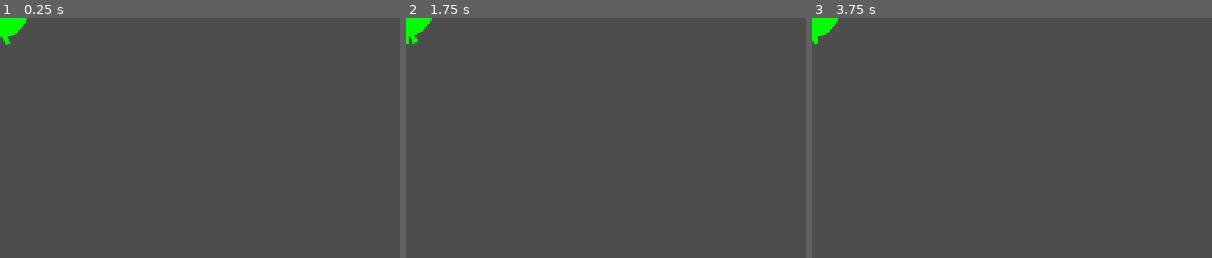
Above: before the commit, frames 1-3 (left to right).
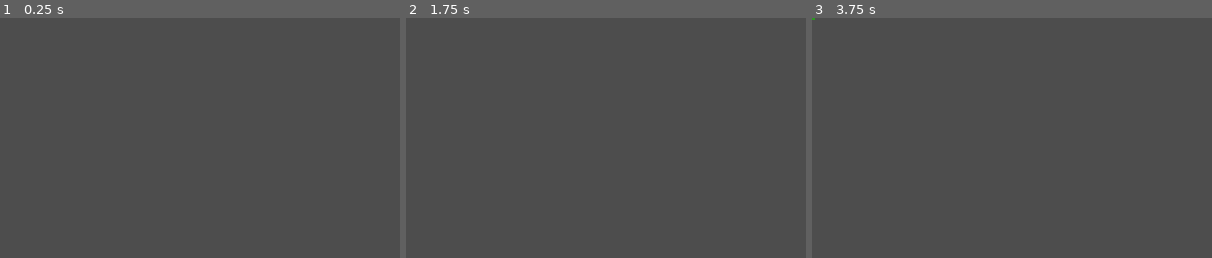
Above: after the commit, the same moments.

Repository: juxxon23/alien_arena_re
Game: Godot game, scene res://scenes/qtpi.tscn
Same seed, same stepped clock (60 frames per second), same inputs: the game is played once before the commit and once after it. This scene is started directly instead of the project's main scene.
Inputs:
- Up to frame 1 (0.25 s): no input
- Up to frame 2 (1.75 s): tap Enter (ui_accept) at 0.5, 0.77, 1.25, 1.52 s; hold Right (ui_right) 0.53-1.28 s; tap Shift (add_time) at 0.6 s; hold Down (ui_down) from 1.28 s (still down); tap X (flush) at 1.35 s
- Up to frame 3 (3.75 s): tap Enter (ui_accept) at 2, 2.75, 3.02, 3.5 s; release Down (ui_down) at 2.03 s; hold Right (ui_right) 2.03-2.78 s; tap Z (place) at 2.1 s; hold Up (ui_up) 2.78-3.53 s; tap Shift (add_time) at 2.85 s; hold Left (ui_left) from 3.53 s (still down); tap X (flush) at 3.6 s
The pictures show only the part of the screen within x 0-50%, y 0-50%; the shares and areas given below are measured in that part.

The runs differ from the first frame. In frame 1, 0.5% of the frame differs, in the area x 0-7%, y 0-12%; in frame 2, 0.5%; in frame 3, 0.4%.

Commit message:
QTPI sprites

Diff:
--- a/scenes/qtpi.tscn
+++ b/scenes/qtpi.tscn
@@ -1,62 +1,87 @@
-[gd_scene load_steps=9 format=3 uid="uid://dwv0ovmdhukj2"]
+[gd_scene load_steps=17 format=3 uid="uid://dwv0ovmdhukj2"]
 
 [ext_resource type="Script" uid="uid://iucwtsbg62rv" path="res://src/qtpi.gd" id="1_58g3w"]
-[ext_resource type="Texture2D" uid="uid://dkbmqph44frd3" path="res://assets/qtpi.png" id="2_3jjrp"]
+[ext_resource type="Texture2D" uid="uid://cxyyf80g477qw" path="res://assets/qtpi_sprites/i0.png" id="2_jkw2w"]
+[ext_resource type="Texture2D" uid="uid://bhx0mwdvn0wdb" path="res://assets/qtpi_sprites/i1.png" id="3_yy17k"]
+[ext_resource type="Texture2D" uid="uid://kukdn8idd6ab" path="res://assets/qtpi_sprites/i2.png" id="4_g1r1s"]
+[ext_resource type="Texture2D" uid="uid://jante50r3q3w" path="res://assets/qtpi_sprites/w0.png" id="5_u1ftn"]
+[ext_resource type="Texture2D" uid="uid://b7pns4v4ha2nw" path="res://assets/qtpi_sprites/w1.png" id="6_lnps0"]
+[ext_resource type="Texture2D" uid="uid://dslvyf8872m62" path="res://assets/qtpi_sprites/w2.png" id="7_ikt6i"]
 
-[sub_resource type="AtlasTexture" id="AtlasTexture_yn8n4"]
-atlas = ExtResource("2_3jjrp")
-region = Rect2(0, 0, 40, 40)
+[sub_resource type="AtlasTexture" id="AtlasTexture_02bpg"]
+atlas = ExtResource("2_jkw2w")
+region = Rect2(0, 0, 16, 16)
 
-[sub_resource type="AtlasTexture" id="AtlasTexture_sw36v"]
-atlas = ExtResource("2_3jjrp")
-region = Rect2(40, 0, 40, 40)
+[sub_resource type="AtlasTexture" id="AtlasTexture_0c54k"]
+atlas = ExtResource("3_yy17k")
+region = Rect2(0, 0, 16, 16)
 
-[sub_resource type="AtlasTexture" id="AtlasTexture_yenbf"]
-atlas = ExtResource("2_3jjrp")
-region = Rect2(80, 0, 40, 40)
+[sub_resource type="AtlasTexture" id="AtlasTexture_3dnt2"]
+atlas = ExtResource("4_g1r1s")
+region = Rect2(0, 0, 16, 16)
 
-[sub_resource type="AtlasTexture" id="AtlasTexture_3bcpf"]
-atlas = ExtResource("2_3jjrp")
-region = Rect2(120, 0, 40, 40)
+[sub_resource type="AtlasTexture" id="AtlasTexture_easkl"]
+atlas = ExtResource("5_u1ftn")
+region = Rect2(0, 0, 16, 16)
+
+[sub_resource type="AtlasTexture" id="AtlasTexture_otmui"]
+atlas = ExtResource("6_lnps0")
+region = Rect2(0, 0, 16, 16)
+
+[sub_resource type="AtlasTexture" id="AtlasTexture_arffq"]
+atlas = ExtResource("5_u1ftn")
+region = Rect2(0, 0, 16, 16)
+
+[sub_resource type="AtlasTexture" id="AtlasTexture_db2qw"]
+atlas = ExtResource("7_ikt6i")
+region = Rect2(0, 0, 16, 16)
 
 [sub_resource type="SpriteFrames" id="SpriteFrames_aotoq"]
 animations = [{
 "frames": [{
 "duration": 1.0,
-"texture": SubResource("AtlasTexture_yn8n4")
+"texture": SubResource("AtlasTexture_02bpg")
+}, {
+"duration": 1.0,
+"texture": SubResource("AtlasTexture_0c54k")
+}, {
+"duration": 1.0,
+"texture": SubResource("AtlasTexture_3dnt2")
 }],
 "loop": true,
 "name": &"idle",
-"speed": 5.0
+"speed": 4.0
 }, {
 "frames": [{
 "duration": 1.0,
-"texture": SubResource("AtlasTexture_sw36v")
+"texture": SubResource("AtlasTexture_easkl")
 }, {
 "duration": 1.0,
-"texture": SubResource("AtlasTexture_yenbf")
+"texture": SubResource("AtlasTexture_otmui")
 }, {
 "duration": 1.0,
-"texture": SubResource("AtlasTexture_3bcpf")
+"texture": SubResource("AtlasTexture_arffq")
+}, {
+"duration": 1.0,
+"texture": SubResource("AtlasTexture_db2qw")
 }],
 "loop": true,
 "name": &"walking",
-"speed": 5.0
+"speed": 4.0
 }]
 
 [sub_resource type="CapsuleShape2D" id="CapsuleShape2D_3jjrp"]
-radius = 9.75
-height = 21.0
+radius = 3.0
+height = 6.0
 
 [node name="Qtpi" type="CharacterBody2D" groups=["objs"]]
 script = ExtResource("1_58g3w")
 
 [node name="AnimatedSprite2D" type="AnimatedSprite2D" parent="."]
-scale = Vector2(2, 2)
+position = Vector2(1, 0)
 sprite_frames = SubResource("SpriteFrames_aotoq")
 animation = &"walking"
-frame_progress = 0.872608
 
 [node name="CollisionShape2D" type="CollisionShape2D" parent="."]
-scale = Vector2(4, 4)
+position = Vector2(1, -2)
 shape = SubResource("CapsuleShape2D_3jjrp")
--- a/src/hud.gd
+++ b/src/hud.gd
@@ -51,8 +51,9 @@
 
 
 func reload_timers_match() -> void:
-	get_tree().call_group("timers", "start_timer_action")
-	get_tree().call_group("builders", "set_initial_pieces")
+	if is_active:
+		get_tree().call_group("timers", "start_timer_action")
+		get_tree().call_group("builders", "set_initial_pieces")
 
 
 func reset_scores() -> void:
--- a/src/qtpi.gd
+++ b/src/qtpi.gd
@@ -8,21 +8,25 @@
 var player_owner : String
 var player_opponent: Variant
 var can_move : bool = true
+var direction : Vector2
 
 
 func _ready() -> void:
-	$AnimatedSprite2D.play("walking")
+	$AnimatedSprite2D.play("idle")
 
 
 func _physics_process(delta: float) -> void:
 	if not can_move:
+		$AnimatedSprite2D.play("idle")
 		return
 
 	if player_opponent == null:
 		return
 
 	if position != Vector2.ZERO:
-		var direction = position.direction_to(player_opponent.position)
+		$AnimatedSprite2D.play("walking")
+		direction = position.direction_to(player_opponent.position)
+		check_direction()
 		velocity = direction * speed
 
 		var collision = move_and_collide(velocity * delta)
@@ -63,3 +67,10 @@
 
 func set_player_opponent(player: Variant) -> void:
 	player_opponent = player
+
+
+func check_direction() -> void:
+	if direction.x < 0:
+		$AnimatedSprite2D.flip_h = true
+	else:
+		$AnimatedSprite2D.flip_h = false
Binary file added: assets/qtpi_sprites/i0.png
Not shown, added: assets/qtpi_sprites/i0.png.import
Binary file added: assets/qtpi_sprites/i1.png
Not shown, added: assets/qtpi_sprites/i1.png.import
Binary file added: assets/qtpi_sprites/i2.png
Not shown, added: assets/qtpi_sprites/i2.png.import
Binary file added: assets/qtpi_sprites/w0.png
Not shown, added: assets/qtpi_sprites/w0.png.import
Binary file added: assets/qtpi_sprites/w1.png
Not shown, added: assets/qtpi_sprites/w1.png.import
Binary file added: assets/qtpi_sprites/w2.png
Not shown, added: assets/qtpi_sprites/w2.png.import
